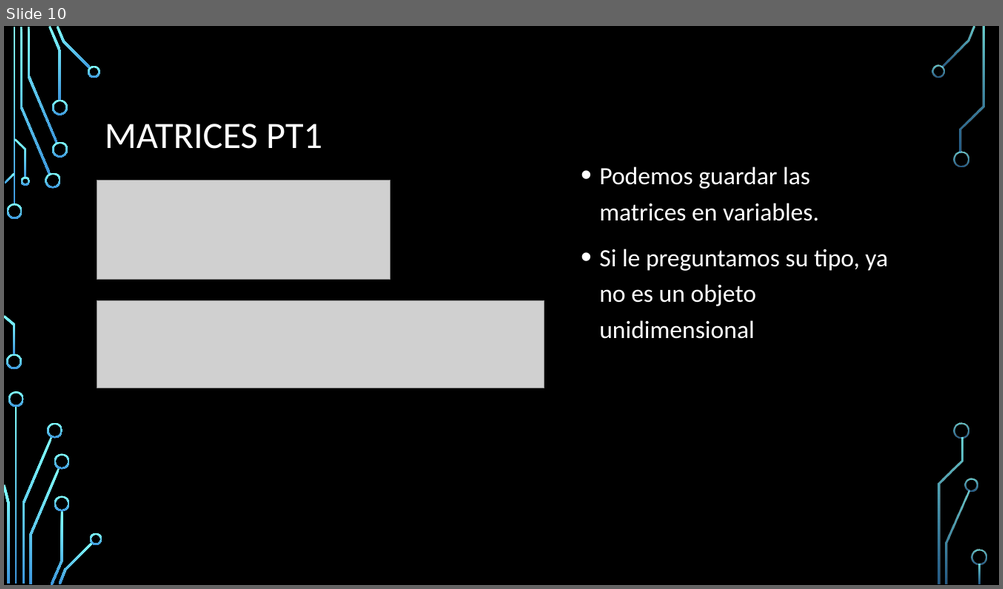
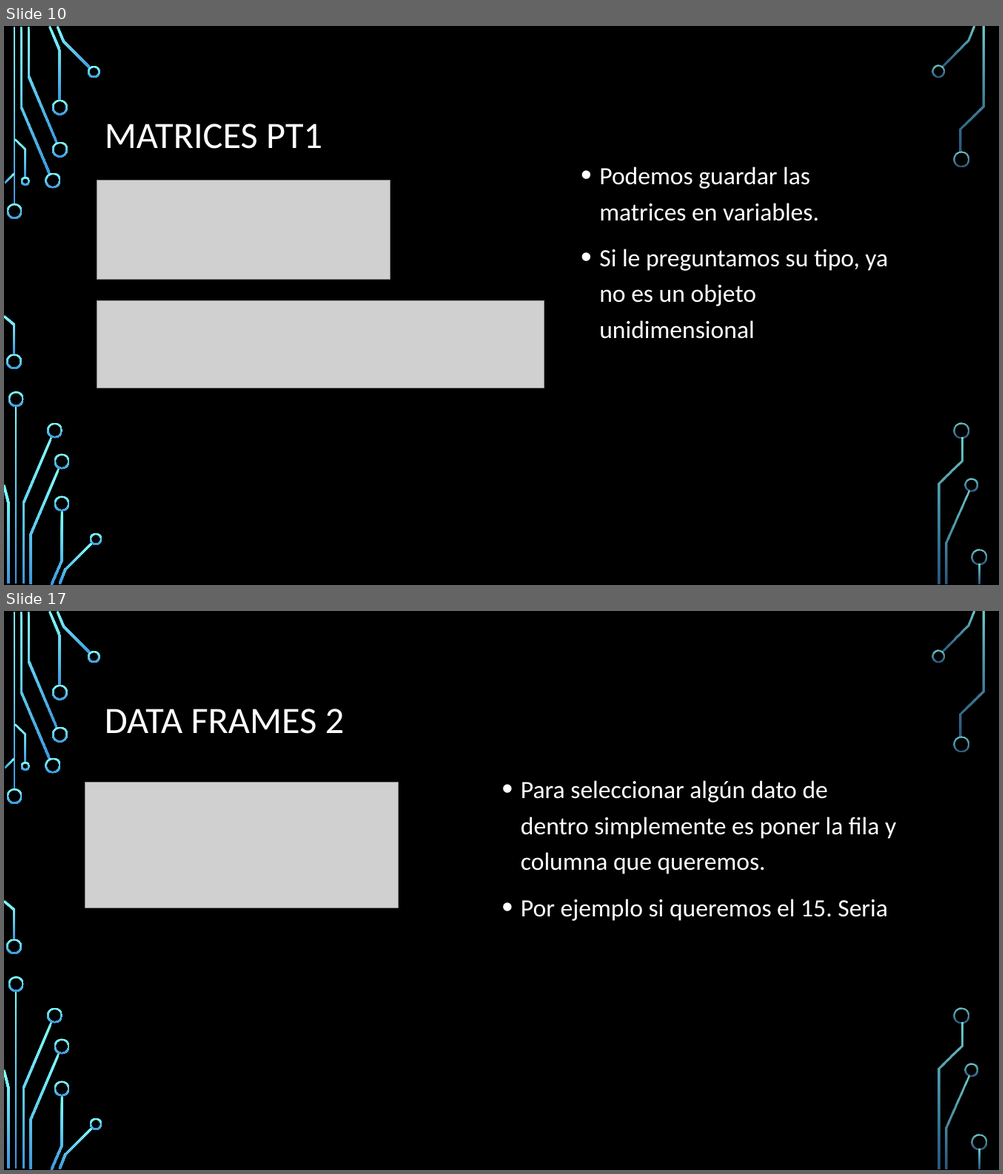
Before and after one commit to DPrietoRazola/R-DataScience, a slide deck: 1-Tipos de Datos.pptx. Shown one above the other, each under a label of ours: slide 10 before the commit, slides 10 and 17 after it; the slides between them are not shown. The pictures are 1003x589 and 1003x1174 pixels, drawn with LibreOffice and Linux fonts; fonts in the diff are those of the drawing; grey boxes stand for pictures; background and template pictures are left out. Boxes give left, top, right and bottom in pixels: in the first picture for what was removed or moved away, otherwise in the second. Text is boxed around its words. In the diff, an @@ line names an element or a change of style, - is before the commit and + after.

```diff
--- a/1-Tipos de Datos.pptx
+++ b/1-Tipos de Datos.pptx
@@ slide 17 added at (4,611,999,1170), background picture (left out); not listed: 36 template elements that a slide beside it also shows @@
@@ title added at (105,709,344,734), 36 pt, text #FFFFFF @@
+DATA FRAMES 2
@@ picture added at (85,782,398,908) @@
@@ text added at (521,780,896,921), 24 pt, text #FFFFFF @@
+• Para seleccionar algún dato de dentro simplemente es poner la fila y columna que queremos.
+• Por ejemplo si queremos el 15. Seria “df1[2,’edades’]”
```
Also in this commit, not shown: 12 slides changed, 2 other slides added, 1 other file.
